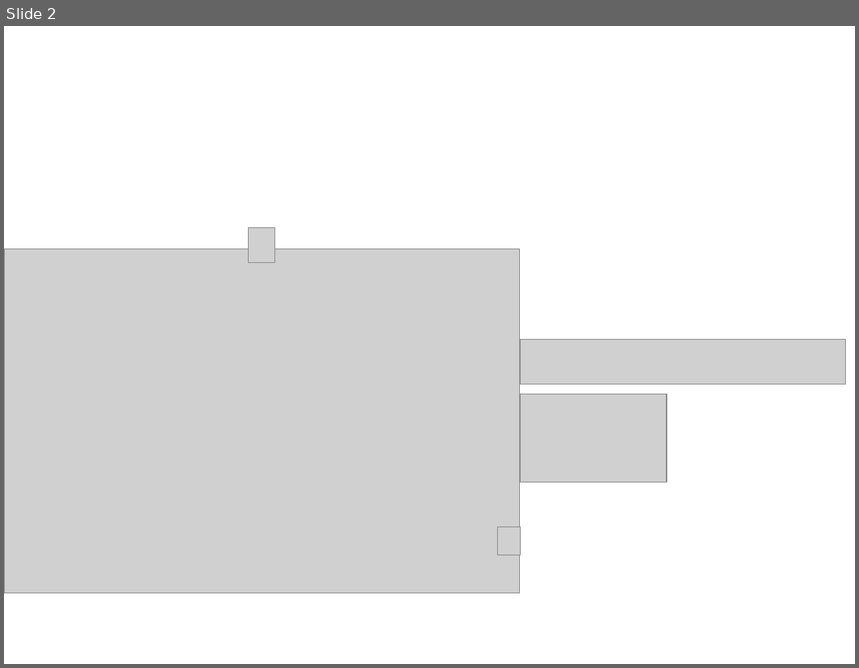
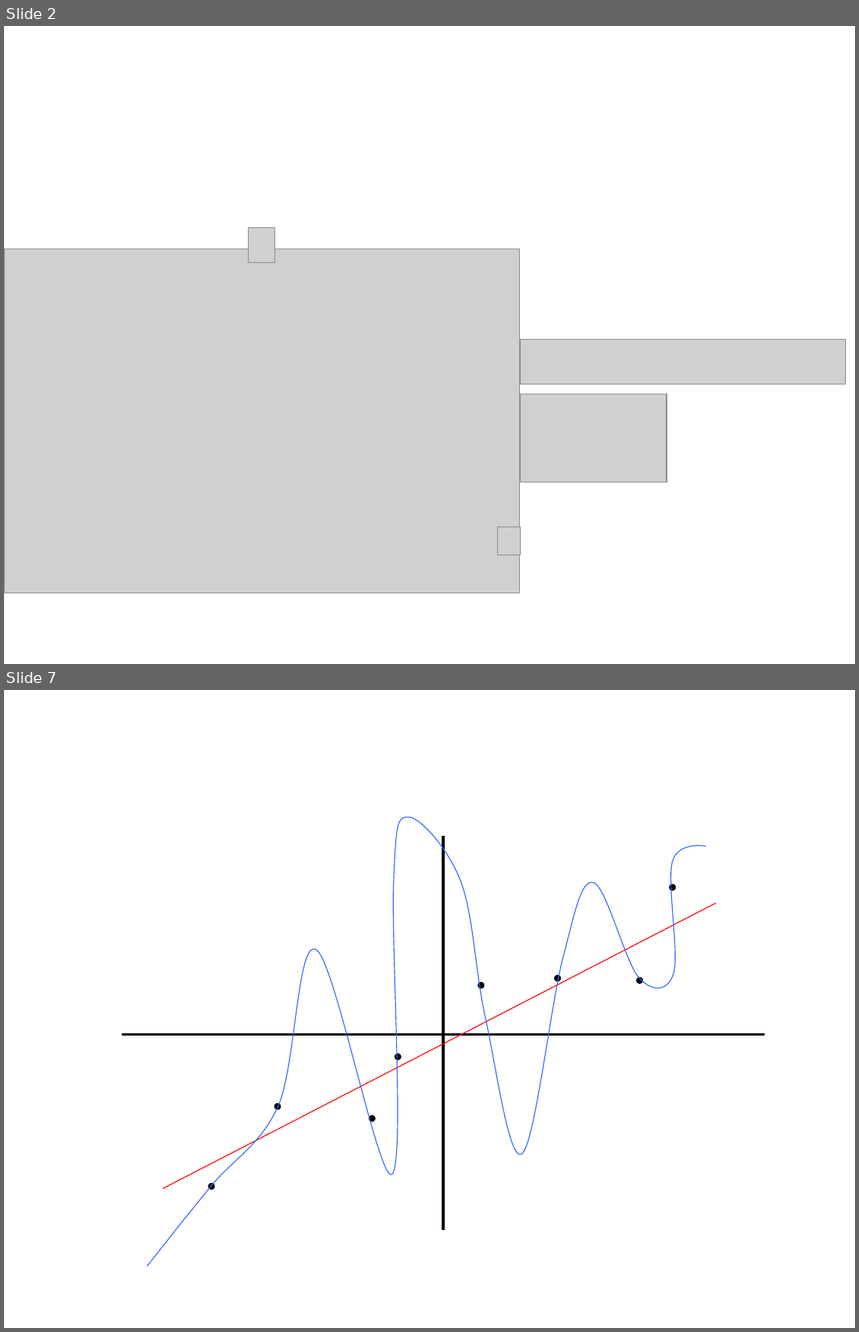
Before and after one commit to darksigma/darksigma.github.io, a slide deck: _site/figures.pptx. Shown one above the other, each under a label of ours: slide 2 before the commit, slides 2 and 7 after it; the slides between them are not shown. The pictures are 859x668 and 859x1332 pixels, drawn with LibreOffice and Linux fonts; fonts in the diff are those of the drawing; grey boxes stand for pictures. Boxes give left, top, right and bottom in pixels: in the first picture for what was removed or moved away, otherwise in the second. Text is boxed around its words. In the diff, an @@ line names an element or a change of style, - is before the commit and + after.

```diff
--- a/_site/figures.pptx
+++ b/_site/figures.pptx
@@ slide 7 added at (4,690,855,1328), background #FFFFFF @@
@@ freeform shape added at (147,817,706,1266), outline #3366FF 0.75 pt @@
@@ line added from (443, 836) to (443, 1230), #000000 2 pt @@
@@ ellipse added at (671,885,675,889), fill #000000, outline #000000 2 pt @@
@@ line added from (163, 1189) to (716, 903), #FF0000 0.75 pt @@
@@ ellipse added at (479,983,484,988), fill #000000, outline #000000 2 pt @@
@@ ellipse added at (556,976,560,980), fill #000000, outline #000000 2 pt @@
@@ ellipse added at (637,979,642,983), fill #000000, outline #000000 2 pt @@
@@ line added from (122, 1035) to (765, 1035), #000000 2 pt @@
@@ ellipse added at (395,1055,400,1059), fill #000000, outline #000000 2 pt @@
@@ ellipse added at (275,1104,280,1109), fill #000000, outline #000000 2 pt @@
@@ ellipse added at (370,1116,374,1121), fill #000000, outline #000000 2 pt @@
@@ ellipse added at (209,1185,214,1189), fill #000000, outline #000000 2 pt @@
```
Also in this commit, not shown: 2 slides changed, 2 other slides added, 8 other files.
